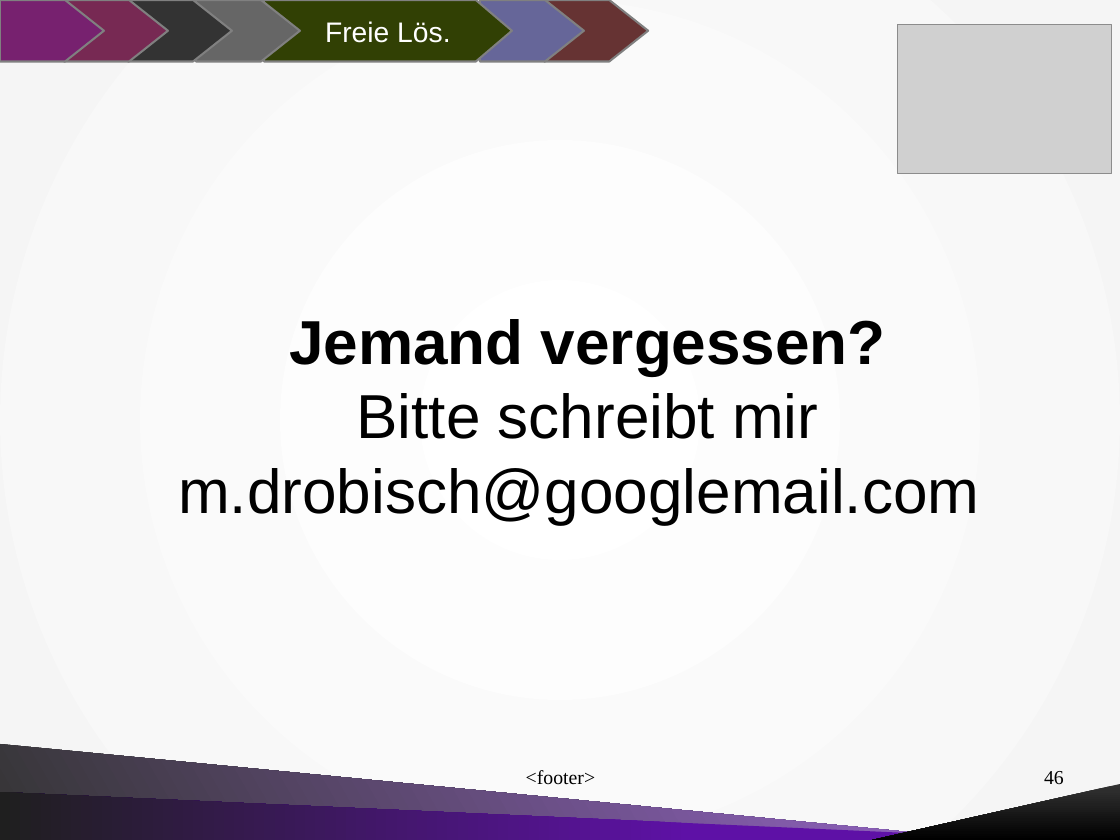
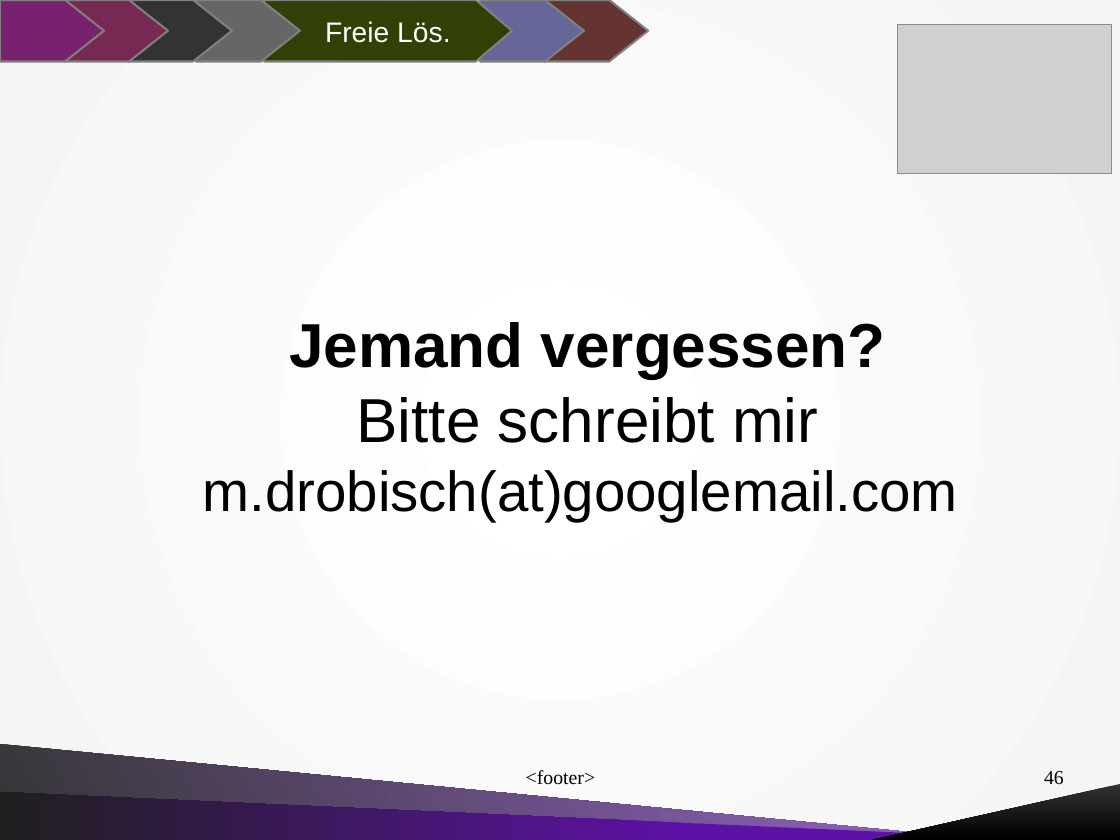
Before and after one commit to mdrobisch/roseguarden, a slide deck: slide 46 of documentation/presentations/Talk_at_VOW_Dresden_Germany_2015-11-06.odp. Drawn at 1120x840 pixels with LibreOffice and Linux fonts; fonts in the diff are those of the drawing; grey boxes stand for pictures. Boxes give left, top, right and bottom in pixels: in the first picture for what was removed or moved away, otherwise in the second. Text is boxed around its words. In the diff, an @@ line names an element or a change of style, - is before the commit and + after.

```diff
--- a/documentation/presentations/Talk_at_VOW_Dresden_Germany_2015-11-06.odp
+++ b/documentation/presentations/Talk_at_VOW_Dresden_Germany_2015-11-06.odp
@@ title at box(203, 322, 958, 521): text changed @@
-Jemand vergessen?
-Bitte schreibt mir
-m.drobisch@googlemail.com
+Jemand vergessen?
+Bitte schreibt mir
+m.drobisch(at)googlemail.com
```
Also in this commit, not shown: 2 other slides changed, 2 other files.
